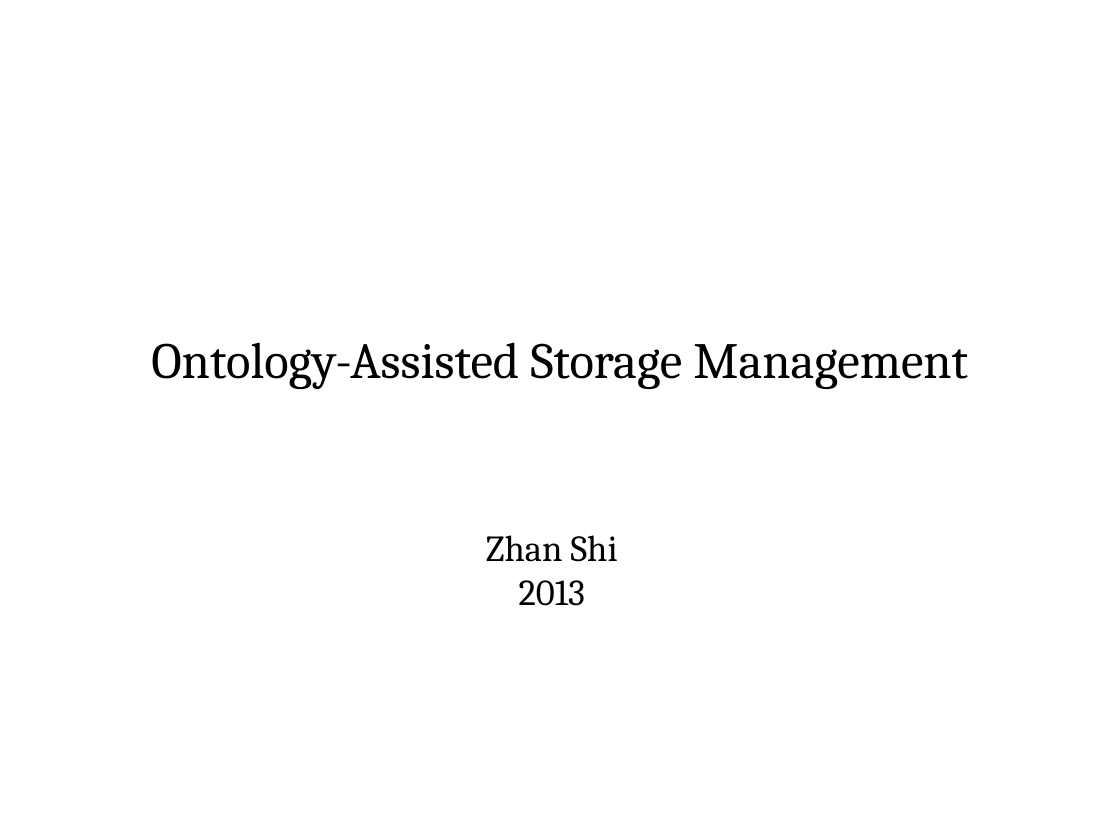
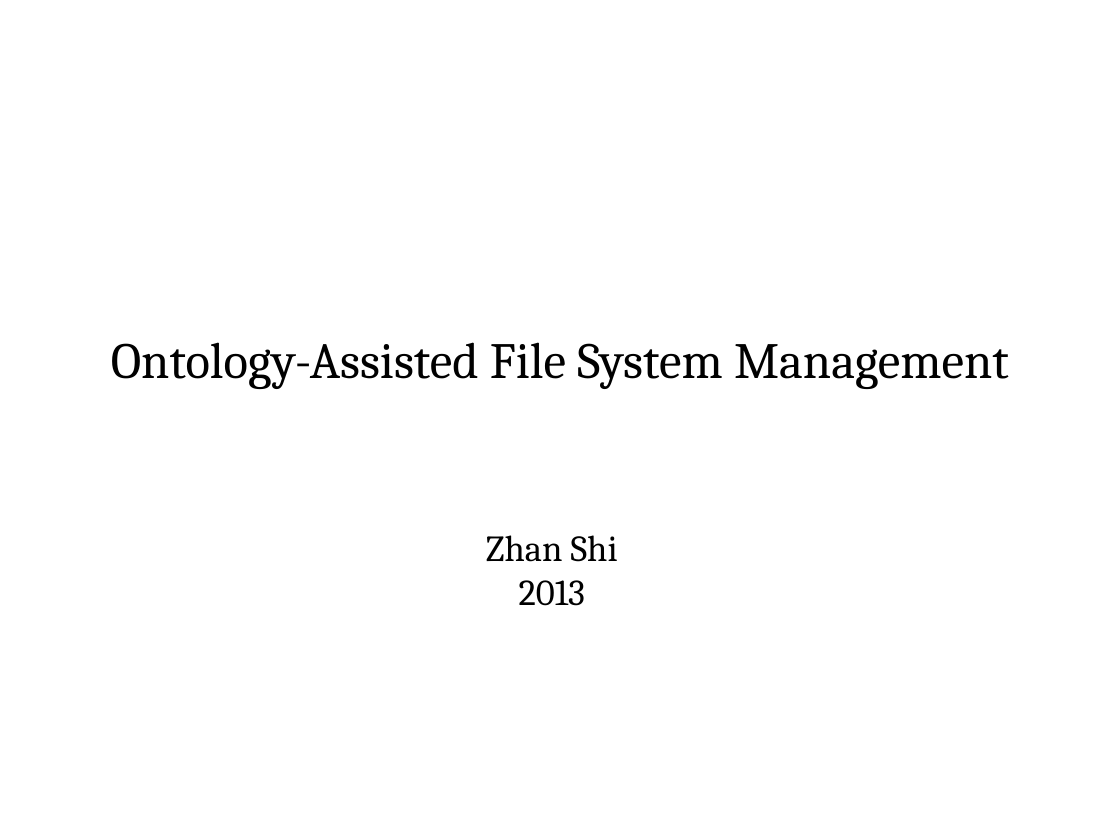
Before and after one commit to ShiZhan/fs-crawler, a slide deck: slide 1 of doc/oam.odp. Drawn at 1120x840 pixels with LibreOffice and Linux fonts; fonts in the diff are those of the drawing. Boxes give left, top, right and bottom in pixels: in the first picture for what was removed or moved away, otherwise in the second. Text is boxed around its words. In the diff, an @@ line names an element or a change of style, - is before the commit and + after.

```diff
--- a/doc/oam.odp
+++ b/doc/oam.odp
@@ subtitle at [111, 342, 1009, 389]: text changed @@
-Ontology-Assisted Storage Management
+Ontology-Assisted File System Management
```
Also in this commit, not shown: 2 other slides changed, 3 slides added, 7 slides removed.
